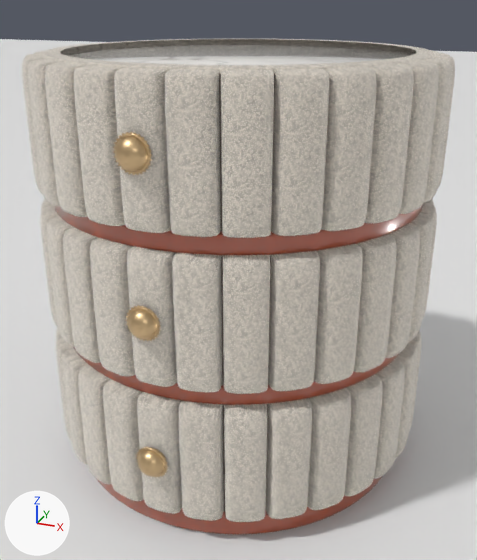
One commit to the Blender file blender/mesa.blend: the scene before it, then after it.
Rendered twice from a 50 mm lens placed at (0.314, -0.773, 0.588), pointed at (0.009, -0.021, 0.243). The axes (+X, +Y, +Z) are drawn at lower left. The lights are the same throughout. The first picture is the older version.

Objects in the first picture: 'band1', 'colar', 'floor', 'marble', 'rib_0_0', 'rib_0_1', 'rib_0_2', 'rib_0_29', 'rib_0_3', 'rib_0_4', 'rib_1_1', 'rib_1_2', 'rib_1_3' and 40 more.
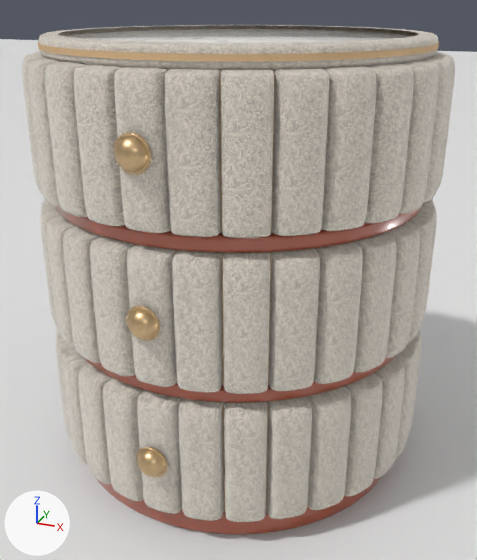
Not visible in the pictures: 'parede0_-1', 'fundo0', 'lado1_-1'.

The edits, one by one:
Picture 'wood' (img_wood) is new.
Material 'interior' (mat_interior) is new.
Its texture is img_wood.
Its roughness is 0.6.
me_colar is used by ob_colar; parent ob_drum0; location (0.0, 0.0, 0.0725).
me_colar had 1536 vertices, 1440 faces and spanned x -0.228..0.228, y -0.228..0.228, z -0.005..0.005.
me_colar now has 1536 vertices, 1440 faces and spans x -0.228..0.228, y -0.228..0.228, z -0.011..0.011.
me_colar part 2: 1536 of 1536 vertices moved; they spanned x -0.228..0.228, y -0.228..0.228, z -0.005..0.005 and now span x -0.228..0.228, y -0.228..0.228, z -0.011..0.011; mean shift (0.0, 0.0, 0.0).
me_band is used by ob_band1; parent ob_mesa; location (0.0, 0.0, 0.368).
me_band had 1536 vertices, 1440 faces and spanned x -0.232..0.232, y -0.232..0.232, z -0.012..0.012.
me_band now has 1536 vertices, 1440 faces and spans x -0.232..0.232, y -0.232..0.232, z -0.009..0.009.
me_band part 1: the whole mesh is scaled about its middle by (1, 1, 0.723).
Mesh me_lado1__1 is new.
It is a box spanning x -0.003..0.003, y -0.121..0.121, z -0.058..0.058.
It uses material mat_interior (picture img_wood).
Mesh me_teto0 is new.
It has 384 vertices, 288 faces and spans x -0.229..0.229, y -0.229..0.229, z 0.537..0.543.
It uses material mat_interior (picture img_wood).
Mesh me_fundo0 is new.
It is a box spanning x -0.179..0.179, y -0.003..0.003, z -0.058..0.058.
It uses material mat_interior (picture img_wood).
Mesh me_parede0__1 is new.
It is a box spanning x -0.003..0.003, y -0.124..0.124, z -0.074..0.074.
It uses material mat_interior (picture img_wood).
In object 'colar' (ob_colar), parent goes from ob_drum0 to ob_mesa.
Object 'colar' (ob_colar) moves from (0.0, 0.0, 0.0725) to (0.0, 0.0, 0.54).
In object 'marble' (ob_marble), parent goes from ob_drum0 to ob_mesa.
Object 'marble' (ob_marble) moves from (0.0, 0.0, 0.063) to (0.0, 0.0, 0.539).
Object 'lado1_-1' (ob_lado1__1) is new; it shows me_lado1__1.
Its parent is ob_drawer1.
Its location is (-0.179, -0.0108, -0.0155).
Object 'drawer1' (ob_drawer1) is new.
Its parent is ob_drum1.
Its location is (0.0, 0.0, 0.0).
Object 'teto0' (ob_teto0) is new; it shows me_teto0.
Its parent is ob_mesa.
Its location is (0.0, 0.0, 0.0).
Object 'fundo0' (ob_fundo0) is new; it shows me_fundo0.
Its parent is ob_drawer0.
Its location is (0.0, 0.111, -0.0155).
Object 'drawer0' (ob_drawer0) is new.
Its parent is ob_drum0.
Its location is (0.0, 0.0, 0.0).
Object 'parede0_-1' (ob_parede0__1) is new; it shows me_parede0__1.
Its parent is ob_drum0.
Its location is (-0.189, 0.0, 0.0).

Where the change shows, as pixel boxes [x1, y1, x2, y2] in the pictures (477 x 560 px):
'colar', reshaped, moved
    before: [41, 39, 436, 73]
    after: [38, 25, 438, 70]
'marble', moved
    before: [67, 45, 410, 65]
    after: [66, 29, 411, 43]
'band1', rescaled
    before: [54, 203, 424, 256]
    after: [54, 203, 424, 253]
'teto0', added (beige)
    after: [38, 41, 439, 61]
